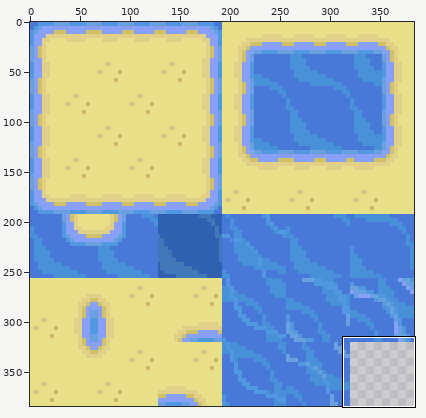
Two states of a sprite sheet, team15duckD2D/image/tile/tile_06.png. Above: a wide view before the commit, with the close-up outlined.
Close-up. The starting point:
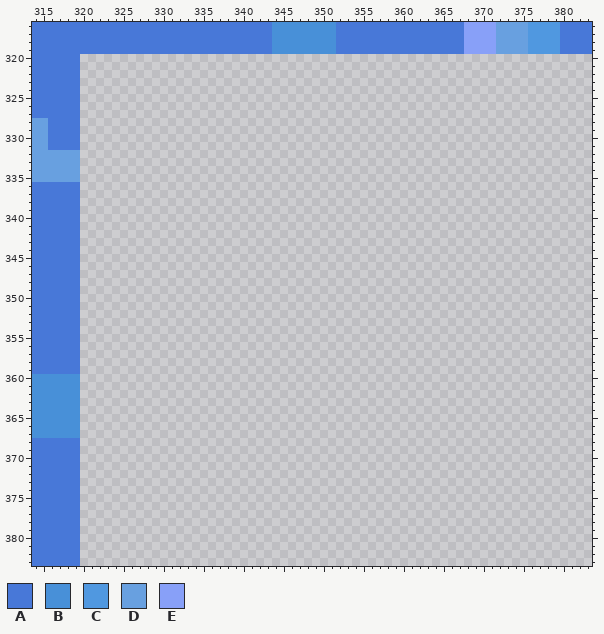
The file is 384x384 pixels. Shown: x 314..383, y 316..383.
Palette (. is transparent): A #4878d8  B #4890d8  C #5098e0  D #68a0e0  E #88a0f8
Pixels before (only the part around the change), first column x 314:
316 AAAAAAAAAAAAAAAAAAAAAAAAAAAAAABBBBBBBBAAAAAAAAAAAAAAAAEEEEDDDDCCCCAAAA
317 AAAAAAAAAAAAAAAAAAAAAAAAAAAAAABBBBBBBBAAAAAAAAAAAAAAAAEEEEDDDDCCCCAAAA
318 AAAAAAAAAAAAAAAAAAAAAAAAAAAAAABBBBBBBBAAAAAAAAAAAAAAAAEEEEDDDDCCCCAAAA
319 AAAAAAAAAAAAAAAAAAAAAAAAAAAAAABBBBBBBBAAAAAAAAAAAAAAAAEEEEDDDDCCCCAAAA
320 AAAAAA................................................................
321 AAAAAA................................................................
322 AAAAAA................................................................
323 AAAAAA................................................................
324 AAAAAA................................................................
325 AAAAAA................................................................
326 AAAAAA................................................................
327 AAAAAA................................................................
328 DDAAAA................................................................
329 DDAAAA................................................................
330 DDAAAA................................................................
331 DDAAAA................................................................
332 DDDDDD................................................................
333 DDDDDD................................................................
334 DDDDDD................................................................
335 DDDDDD................................................................
336 AAAAAA................................................................
337 AAAAAA................................................................
338 AAAAAA................................................................
339 AAAAAA................................................................
340 AAAAAA................................................................
341 AAAAAA................................................................
342 AAAAAA................................................................
343 AAAAAA................................................................
344 AAAAAA................................................................
345 AAAAAA................................................................
346 AAAAAA................................................................
347 AAAAAA................................................................
348 AAAAAA................................................................
349 AAAAAA................................................................
350 AAAAAA................................................................
351 AAAAAA................................................................
352 AAAAAA................................................................
353 AAAAAA................................................................
354 AAAAAA................................................................
355 AAAAAA................................................................
356 AAAAAA................................................................
357 AAAAAA................................................................
358 AAAAAA................................................................
359 AAAAAA................................................................
360 BBBBBB................................................................
361 BBBBBB................................................................
362 BBBBBB................................................................
363 BBBBBB................................................................
364 BBBBBB................................................................
365 BBBBBB................................................................
366 BBBBBB................................................................
367 BBBBBB................................................................
368 AAAAAA................................................................
369 AAAAAA................................................................
370 AAAAAA................................................................
371 AAAAAA................................................................
372 AAAAAA................................................................
373 AAAAAA................................................................
374 AAAAAA................................................................
375 AAAAAA................................................................
376 AAAAAA................................................................
377 AAAAAA................................................................
378 AAAAAA................................................................
379 AAAAAA................................................................
380 AAAAAA................................................................
381 AAAAAA................................................................
382 AAAAAA................................................................
383 AAAAAA................................................................
After the commit:
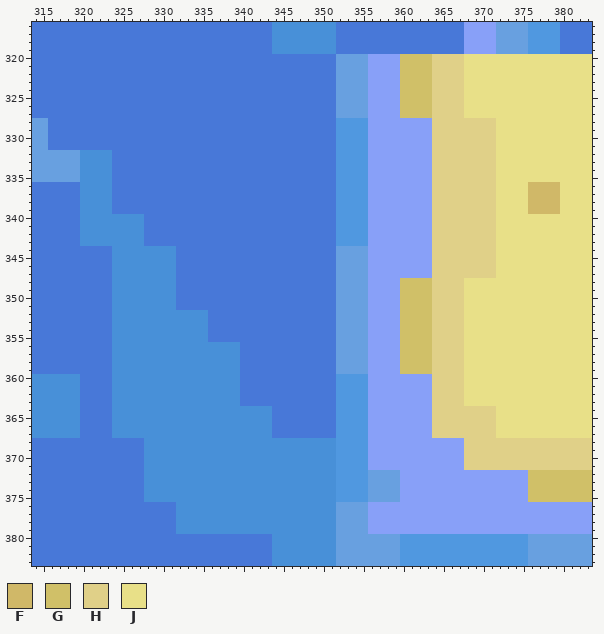
Colours new in this view: F #d0b868  G #d0c068  H #e0d088  J #e8e088
The exact change:
Changed rows in their new state; - is an unchanged pixel.
first column x 320:
320 AAAAAAAAAAAAAAAAAAAAAAAAAAAAAAAADDDDEEEEGGGGHHHHJJJJJJJJJJJJJJJJ
321 AAAAAAAAAAAAAAAAAAAAAAAAAAAAAAAADDDDEEEEGGGGHHHHJJJJJJJJJJJJJJJJ
322 AAAAAAAAAAAAAAAAAAAAAAAAAAAAAAAADDDDEEEEGGGGHHHHJJJJJJJJJJJJJJJJ
323 AAAAAAAAAAAAAAAAAAAAAAAAAAAAAAAADDDDEEEEGGGGHHHHJJJJJJJJJJJJJJJJ
324 AAAAAAAAAAAAAAAAAAAAAAAAAAAAAAAADDDDEEEEGGGGHHHHJJJJJJJJJJJJJJJJ
325 AAAAAAAAAAAAAAAAAAAAAAAAAAAAAAAADDDDEEEEGGGGHHHHJJJJJJJJJJJJJJJJ
326 AAAAAAAAAAAAAAAAAAAAAAAAAAAAAAAADDDDEEEEGGGGHHHHJJJJJJJJJJJJJJJJ
327 AAAAAAAAAAAAAAAAAAAAAAAAAAAAAAAADDDDEEEEGGGGHHHHJJJJJJJJJJJJJJJJ
328 AAAAAAAAAAAAAAAAAAAAAAAAAAAAAAAACCCCEEEEEEEEHHHHHHHHJJJJJJJJJJJJ
329 AAAAAAAAAAAAAAAAAAAAAAAAAAAAAAAACCCCEEEEEEEEHHHHHHHHJJJJJJJJJJJJ
330 AAAAAAAAAAAAAAAAAAAAAAAAAAAAAAAACCCCEEEEEEEEHHHHHHHHJJJJJJJJJJJJ
331 AAAAAAAAAAAAAAAAAAAAAAAAAAAAAAAACCCCEEEEEEEEHHHHHHHHJJJJJJJJJJJJ
332 BBBBAAAAAAAAAAAAAAAAAAAAAAAAAAAACCCCEEEEEEEEHHHHHHHHJJJJJJJJJJJJ
333 BBBBAAAAAAAAAAAAAAAAAAAAAAAAAAAACCCCEEEEEEEEHHHHHHHHJJJJJJJJJJJJ
334 BBBBAAAAAAAAAAAAAAAAAAAAAAAAAAAACCCCEEEEEEEEHHHHHHHHJJJJJJJJJJJJ
335 BBBBAAAAAAAAAAAAAAAAAAAAAAAAAAAACCCCEEEEEEEEHHHHHHHHJJJJJJJJJJJJ
336 BBBBAAAAAAAAAAAAAAAAAAAAAAAAAAAACCCCEEEEEEEEHHHHHHHHJJJJFFFFJJJJ
337 BBBBAAAAAAAAAAAAAAAAAAAAAAAAAAAACCCCEEEEEEEEHHHHHHHHJJJJFFFFJJJJ
338 BBBBAAAAAAAAAAAAAAAAAAAAAAAAAAAACCCCEEEEEEEEHHHHHHHHJJJJFFFFJJJJ
339 BBBBAAAAAAAAAAAAAAAAAAAAAAAAAAAACCCCEEEEEEEEHHHHHHHHJJJJFFFFJJJJ
340 BBBBBBBBAAAAAAAAAAAAAAAAAAAAAAAACCCCEEEEEEEEHHHHHHHHJJJJJJJJJJJJ
341 BBBBBBBBAAAAAAAAAAAAAAAAAAAAAAAACCCCEEEEEEEEHHHHHHHHJJJJJJJJJJJJ
342 BBBBBBBBAAAAAAAAAAAAAAAAAAAAAAAACCCCEEEEEEEEHHHHHHHHJJJJJJJJJJJJ
343 BBBBBBBBAAAAAAAAAAAAAAAAAAAAAAAACCCCEEEEEEEEHHHHHHHHJJJJJJJJJJJJ
344 AAAABBBBBBBBAAAAAAAAAAAAAAAAAAAADDDDEEEEEEEEHHHHHHHHJJJJJJJJJJJJ
345 AAAABBBBBBBBAAAAAAAAAAAAAAAAAAAADDDDEEEEEEEEHHHHHHHHJJJJJJJJJJJJ
346 AAAABBBBBBBBAAAAAAAAAAAAAAAAAAAADDDDEEEEEEEEHHHHHHHHJJJJJJJJJJJJ
347 AAAABBBBBBBBAAAAAAAAAAAAAAAAAAAADDDDEEEEEEEEHHHHHHHHJJJJJJJJJJJJ
348 AAAABBBBBBBBAAAAAAAAAAAAAAAAAAAADDDDEEEEGGGGHHHHJJJJJJJJJJJJJJJJ
349 AAAABBBBBBBBAAAAAAAAAAAAAAAAAAAADDDDEEEEGGGGHHHHJJJJJJJJJJJJJJJJ
350 AAAABBBBBBBBAAAAAAAAAAAAAAAAAAAADDDDEEEEGGGGHHHHJJJJJJJJJJJJJJJJ
351 AAAABBBBBBBBAAAAAAAAAAAAAAAAAAAADDDDEEEEGGGGHHHHJJJJJJJJJJJJJJJJ
352 AAAABBBBBBBBBBBBAAAAAAAAAAAAAAAADDDDEEEEGGGGHHHHJJJJJJJJJJJJJJJJ
353 AAAABBBBBBBBBBBBAAAAAAAAAAAAAAAADDDDEEEEGGGGHHHHJJJJJJJJJJJJJJJJ
354 AAAABBBBBBBBBBBBAAAAAAAAAAAAAAAADDDDEEEEGGGGHHHHJJJJJJJJJJJJJJJJ
355 AAAABBBBBBBBBBBBAAAAAAAAAAAAAAAADDDDEEEEGGGGHHHHJJJJJJJJJJJJJJJJ
356 AAAABBBBBBBBBBBBBBBBAAAAAAAAAAAADDDDEEEEGGGGHHHHJJJJJJJJJJJJJJJJ
357 AAAABBBBBBBBBBBBBBBBAAAAAAAAAAAADDDDEEEEGGGGHHHHJJJJJJJJJJJJJJJJ
358 AAAABBBBBBBBBBBBBBBBAAAAAAAAAAAADDDDEEEEGGGGHHHHJJJJJJJJJJJJJJJJ
359 AAAABBBBBBBBBBBBBBBBAAAAAAAAAAAADDDDEEEEGGGGHHHHJJJJJJJJJJJJJJJJ
360 AAAABBBBBBBBBBBBBBBBAAAAAAAAAAAACCCCEEEEEEEEHHHHJJJJJJJJJJJJJJJJ
361 AAAABBBBBBBBBBBBBBBBAAAAAAAAAAAACCCCEEEEEEEEHHHHJJJJJJJJJJJJJJJJ
362 AAAABBBBBBBBBBBBBBBBAAAAAAAAAAAACCCCEEEEEEEEHHHHJJJJJJJJJJJJJJJJ
363 AAAABBBBBBBBBBBBBBBBAAAAAAAAAAAACCCCEEEEEEEEHHHHJJJJJJJJJJJJJJJJ
364 AAAABBBBBBBBBBBBBBBBBBBBAAAAAAAACCCCEEEEEEEEHHHHHHHHJJJJJJJJJJJJ
365 AAAABBBBBBBBBBBBBBBBBBBBAAAAAAAACCCCEEEEEEEEHHHHHHHHJJJJJJJJJJJJ
366 AAAABBBBBBBBBBBBBBBBBBBBAAAAAAAACCCCEEEEEEEEHHHHHHHHJJJJJJJJJJJJ
367 AAAABBBBBBBBBBBBBBBBBBBBAAAAAAAACCCCEEEEEEEEHHHHHHHHJJJJJJJJJJJJ
368 AAAAAAAABBBBBBBBBBBBBBBBBBBBBBBBCCCCEEEEEEEEEEEEHHHHHHHHHHHHHHHH
369 AAAAAAAABBBBBBBBBBBBBBBBBBBBBBBBCCCCEEEEEEEEEEEEHHHHHHHHHHHHHHHH
370 AAAAAAAABBBBBBBBBBBBBBBBBBBBBBBBCCCCEEEEEEEEEEEEHHHHHHHHHHHHHHHH
371 AAAAAAAABBBBBBBBBBBBBBBBBBBBBBBBCCCCEEEEEEEEEEEEHHHHHHHHHHHHHHHH
372 AAAAAAAABBBBBBBBBBBBBBBBBBBBBBBBCCCCDDDDEEEEEEEEEEEEEEEEGGGGGGGG
373 AAAAAAAABBBBBBBBBBBBBBBBBBBBBBBBCCCCDDDDEEEEEEEEEEEEEEEEGGGGGGGG
374 AAAAAAAABBBBBBBBBBBBBBBBBBBBBBBBCCCCDDDDEEEEEEEEEEEEEEEEGGGGGGGG
375 AAAAAAAABBBBBBBBBBBBBBBBBBBBBBBBCCCCDDDDEEEEEEEEEEEEEEEEGGGGGGGG
376 AAAAAAAAAAAABBBBBBBBBBBBBBBBBBBBDDDDEEEEEEEEEEEEEEEEEEEEEEEEEEEE
377 AAAAAAAAAAAABBBBBBBBBBBBBBBBBBBBDDDDEEEEEEEEEEEEEEEEEEEEEEEEEEEE
378 AAAAAAAAAAAABBBBBBBBBBBBBBBBBBBBDDDDEEEEEEEEEEEEEEEEEEEEEEEEEEEE
379 AAAAAAAAAAAABBBBBBBBBBBBBBBBBBBBDDDDEEEEEEEEEEEEEEEEEEEEEEEEEEEE
380 AAAAAAAAAAAAAAAAAAAAAAAABBBBBBBBDDDDDDDDCCCCCCCCCCCCCCCCDDDDDDDD
381 AAAAAAAAAAAAAAAAAAAAAAAABBBBBBBBDDDDDDDDCCCCCCCCCCCCCCCCDDDDDDDD
382 AAAAAAAAAAAAAAAAAAAAAAAABBBBBBBBDDDDDDDDCCCCCCCCCCCCCCCCDDDDDDDD
383 AAAAAAAAAAAAAAAAAAAAAAAABBBBBBBBDDDDDDDDCCCCCCCCCCCCCCCCDDDDDDDD
